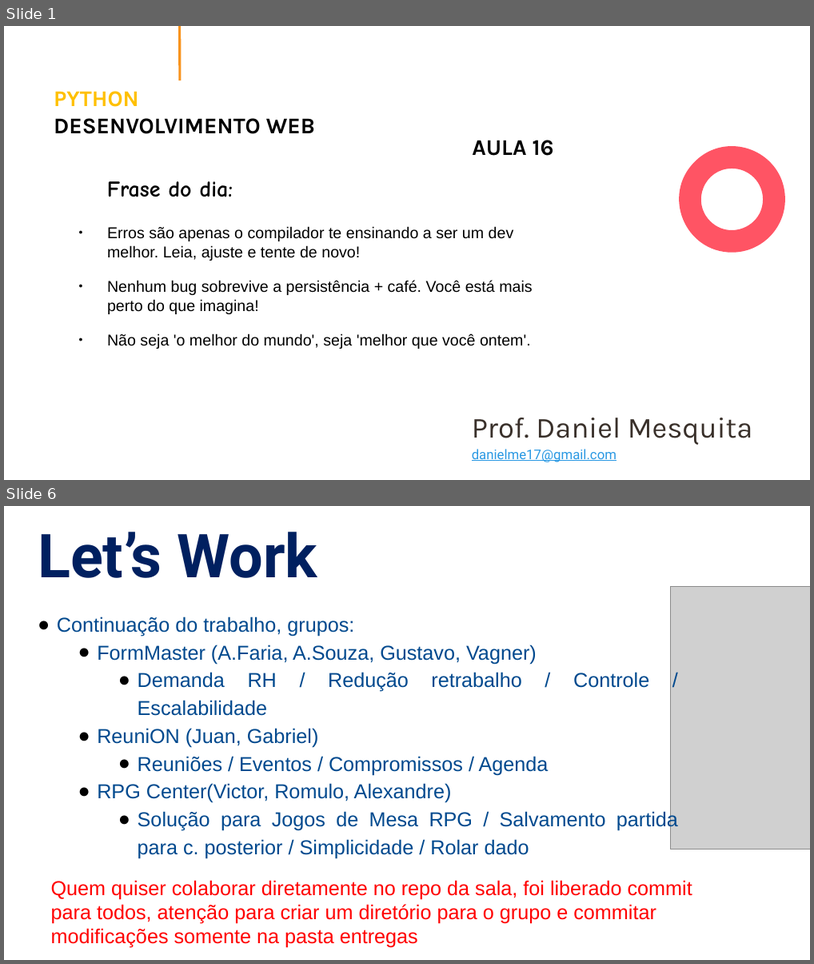
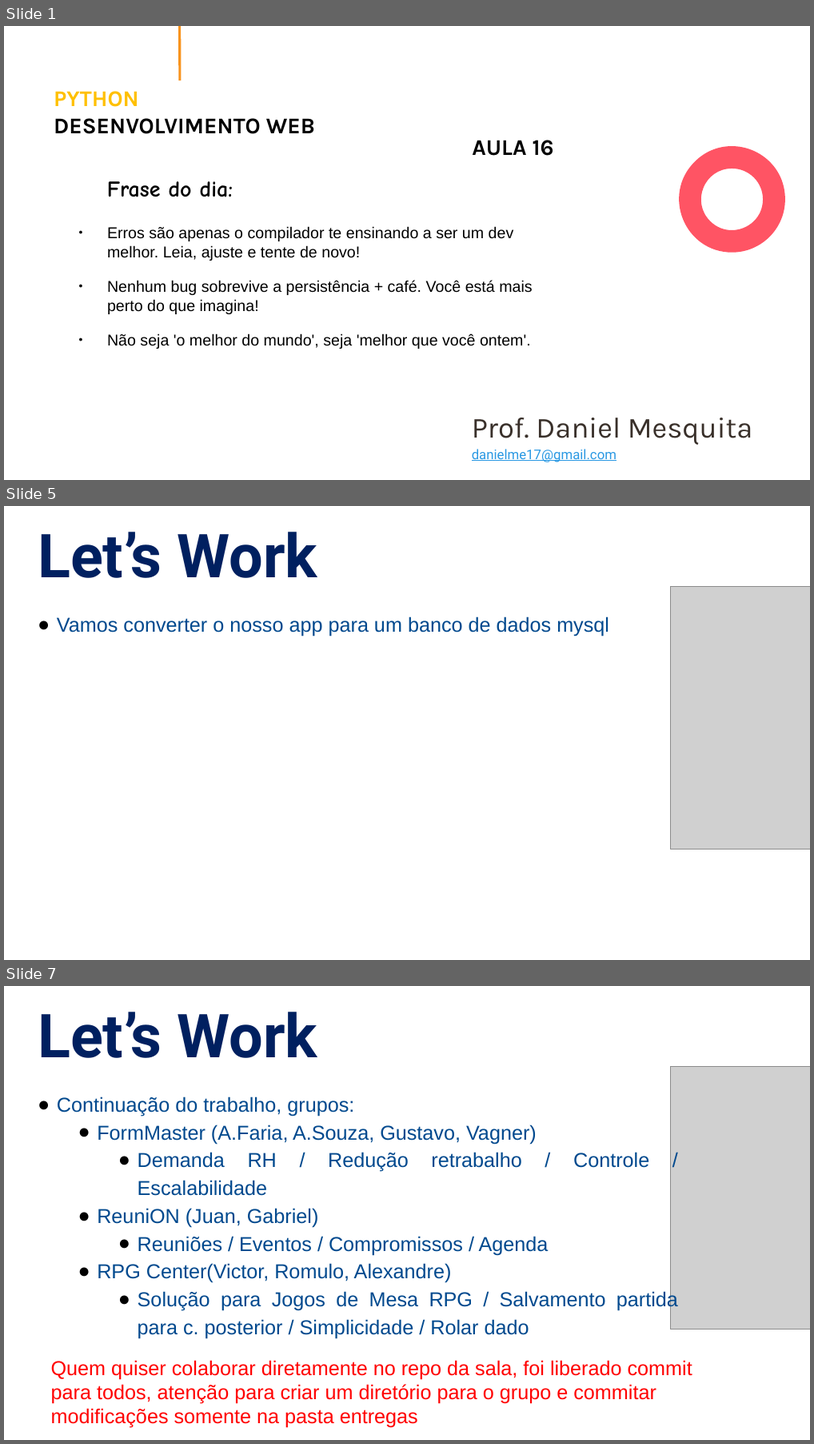
Before and after one commit to NaturalCoder/PY2, a slide deck: aula16/Aula16.pptx. Shown one above the other, each under a label of ours: slides 1 and 6 before the commit, slides 1, 5 and 7 after it; the slides between them are not shown. The pictures are 814x964 and 814x1444 pixels, drawn with LibreOffice and Linux fonts; fonts in the diff are those of the drawing; grey boxes stand for pictures. Boxes give left, top, right and bottom in pixels: in the first picture for what was removed or moved away, otherwise in the second. Text is boxed around its words. In the diff, an @@ line names an element or a change of style, - is before the commit and + after.

```diff
--- a/aula16/Aula16.pptx
+++ b/aula16/Aula16.pptx
@@ slide 5 added at bbox=[4, 506, 810, 960], background #FFFFFF @@
@@ text added at bbox=[38, 532, 318, 578], 54 pt, text #002060, bold @@
+Let’s Work
@@ picture added at bbox=[671, 587, 810, 848] @@
@@ text added at bbox=[57, 616, 610, 636], 18 pt, text #01498E @@
+● Vamos converter o nosso app para um banco de dados mysql
@@ what was slide 6 is now slide 7 @@
```
Also in this commit, not shown: 3 slides changed.
